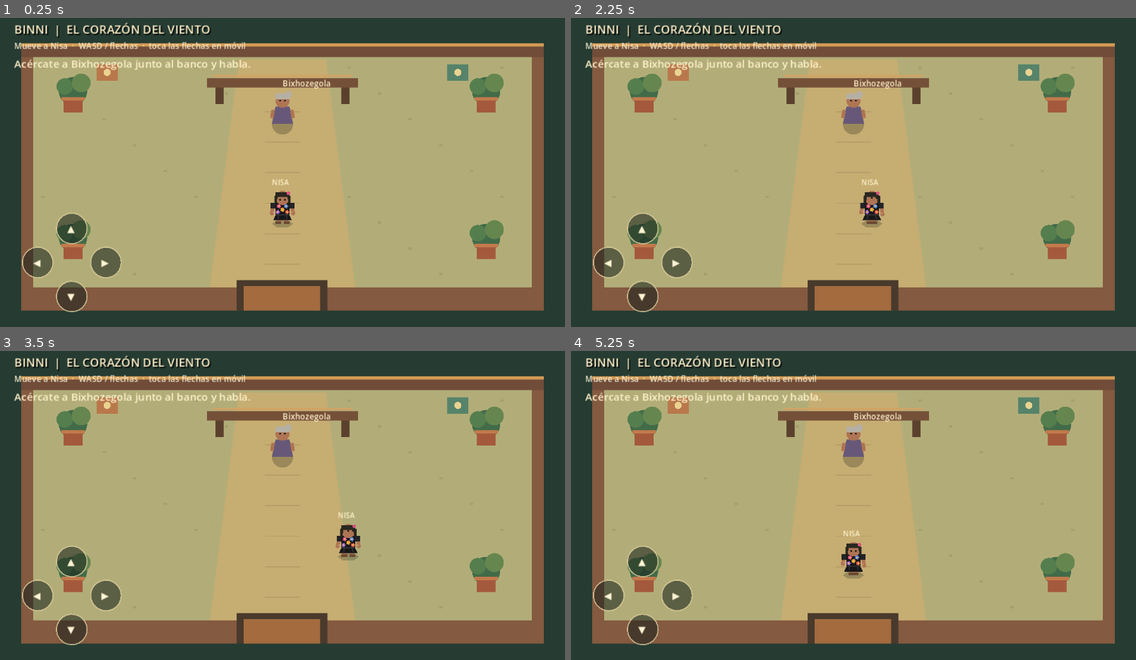
Above: before the commit, frames 1-4 (two rows, left to right).
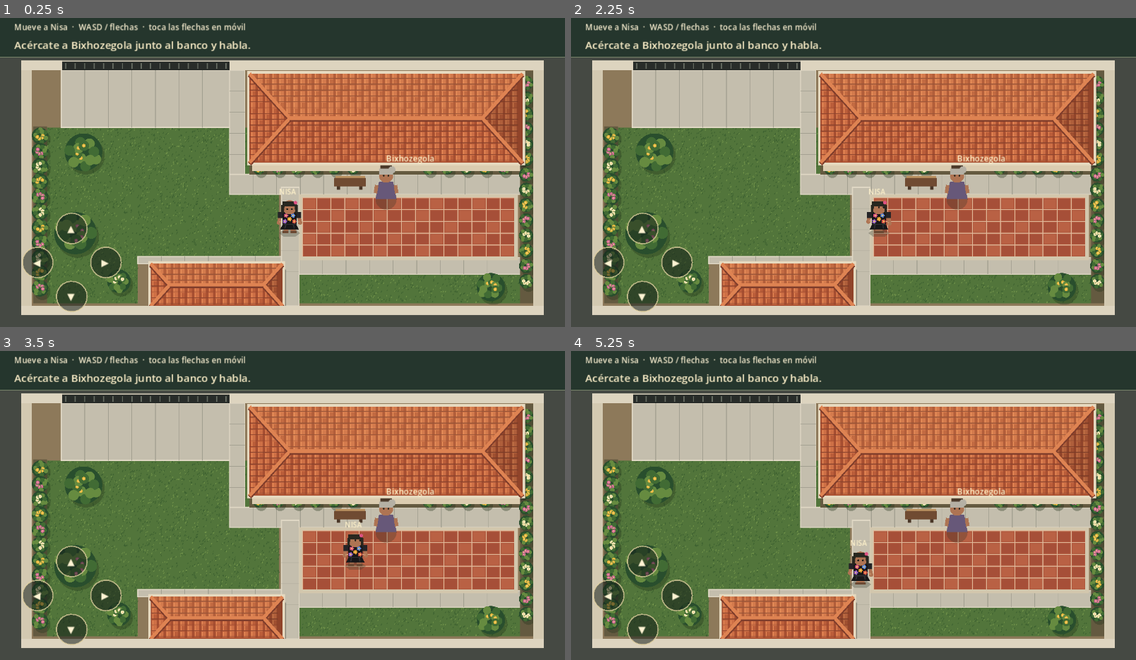
Above: after the commit, the same moments.

Repository: aquinoaldair/BinniGame
Game: Godot game, scene res://scenes/main.tscn
Two runs of this game, one before a commit and one after it. Both use one fixed random seed, a clock stepped at 60 frames per second and the inputs below.
Inputs (mouse positions are in pixels of both pictures, inside the frame that each line leads up to):
- Up to frame 1 (0.25 s): no input
- Up to frame 2 (2.25 s): tap Enter at 0.5, 2 s; drag from (853, 169) to (910, 98) at 0.52 s; tap Space at 1.25 s; drag from (740, 184) to (825, 231) at 1.27 s; move the mouse to (910, 98) at 2.02 s; hold D (move_right) from 2.03 s (still down); tap E at 2.1 s; click (910, 98) at 2.17 s
- Up to frame 3 (3.5 s): release D (move_right) at 2.75 s; drag from (254, 564) to (113, 452) at 2.77 s
- Up to frame 4 (5.25 s): tap Space at 3.5 s; move the mouse to (1023, 548) at 3.52 s; hold A (move_left) 3.53-4.25 s; tap E at 3.6, 5.1 s; click (1023, 548) at 3.67 s; drag from (684, 452) to (768, 422) at 4.27 s; tap Enter at 5 s; move the mouse to (881, 502) at 5.02 s; hold S (move_down) from 5.03 s (still down); click (881, 502) at 5.17 s

The runs differ from the first frame. In frame 1, 91% of the frame differs, in the area x 0-100%, y 1-100%; in frame 2, 91%; in frame 3, 91%; in frame 4, 91%.

Commit message:
Redesign courtyard with tiled houses and gardens

Diff:
--- a/scenes/main.tscn
+++ b/scenes/main.tscn
@@ -4,11 +4,11 @@
 [ext_resource type="PackedScene" path="res://scenes/player.tscn" id="2_player"]
 [ext_resource type="Script" path="res://scripts/patio_story.gd" id="3_story"]
 
-[node name="Guidxiguie" type="Node2D"]
+[node name="Patio" type="Node2D"]
 script = ExtResource("1_world")
 
 [node name="Nisa" parent="." instance=ExtResource("2_player")]
-position = Vector2(240, 174)
+position = Vector2(246, 182)
 
 [node name="PatioStory" type="Node2D" parent="."]
 script = ExtResource("3_story")
--- a/scripts/patio_story.gd
+++ b/scripts/patio_story.gd
@@ -1,8 +1,8 @@
 extends Node2D
 
 # Relato ficticio provisional: no incluye traducciones ni costumbres atribuidas a la región.
-const FAMILY_POSITION := Vector2(240, 92)
-const OBJECT_POSITION := Vector2(365, 174)
+const FAMILY_POSITION := Vector2(328, 156)
+const OBJECT_POSITION := Vector2(398, 188)
 const INTERACTION_DISTANCE := 32.0
 
 enum Stage { MEET, SEARCH, RETURN, COMPLETE }
@@ -25,7 +25,7 @@
 	add_child(layer)
 
 	objective = Label.new()
-	objective.position = Vector2(12, 39)
+	objective.position = Vector2(12, 23)
 	objective.add_theme_font_size_override("font_size", 9)
 	objective.add_theme_color_override("font_color", Color("fff2cb"))
 	objective.mouse_filter = Control.MOUSE_FILTER_IGNORE
--- a/scripts/player.gd
+++ b/scripts/player.gd
@@ -1,7 +1,7 @@
 extends CharacterBody2D
 
 const WALK_SPEED := 78.0
-const ROOM_BOUNDS := Rect2(Vector2(31, 43), Vector2(418, 205))
+const ROOM_BOUNDS := Rect2(Vector2(34, 59), Vector2(411, 186))
 
 var facing := Vector2.DOWN
 var walk_phase := 0.0
--- a/scripts/world.gd
+++ b/scripts/world.gd
@@ -3,25 +3,20 @@
 const TouchControls = preload("res://scripts/touch_controls.gd")
 
 
+const MAIN_HOUSE := Rect2(212, 54, 232, 76)
+const SMALL_HOUSE := Rect2(128, 216, 112, 36)
+
+
 func _ready() -> void:
+	_add_building_collision(MAIN_HOUSE)
+	_add_building_collision(SMALL_HOUSE)
 	var layer := CanvasLayer.new()
 	layer.layer = 5
 	add_child(layer)
 
-	var title := Label.new()
-	title.text = "BINNI  |  EL CORAZÓN DEL VIENTO"
-	title.position = Vector2(12, 9)
-	title.add_theme_font_size_override("font_size", 10)
-	title.add_theme_color_override("font_color", Color("fff2cb"))
-	title.add_theme_color_override("font_shadow_color", Color(0, 0, 0, 0.75))
-	title.add_theme_constant_override("shadow_offset_x", 1)
-	title.add_theme_constant_override("shadow_offset_y", 1)
-	title.mouse_filter = Control.MOUSE_FILTER_IGNORE
-	layer.add_child(title)
-
 	var hint := Label.new()
 	hint.text = "Mueve a Nisa  ·  WASD / flechas  ·  toca las flechas en móvil"
-	hint.position = Vector2(12, 25)
+	hint.position = Vector2(12, 9)
 	hint.add_theme_font_size_override("font_size", 7)
 	hint.add_theme_color_override("font_color", Color("f7edcf"))
 	hint.mouse_filter = Control.MOUSE_FILTER_IGNORE
@@ -33,56 +28,154 @@
 
 
 func _draw() -> void:
-	# Patio de Guidxiguie': una escena de prueba, todavía sin arte definitivo.
-	draw_rect(Rect2(0, 0, 480, 270), Color("263c32"))
-	draw_rect(Rect2(18, 30, 444, 226), Color("d1bd83"))
-	draw_rect(Rect2(25, 36, 430, 213), Color("b2ad78"))
+	# Composición ficticia inspirada en la referencia; sin rótulos sobre el mapa.
+	draw_rect(Rect2(0, 0, 480, 270), Color("454943"))
+	draw_rect(Rect2(18, 43, 444, 217), Color("b9b3a2"))
+	draw_rect(Rect2(27, 51, 426, 201), Color("8d795a"))
 
-	# Variación discreta del suelo para sugerir tierra apisonada.
-	for row in range(9):
-		for column in range(16):
-			if (row * 7 + column * 3) % 5 == 0:
-				draw_rect(Rect2(35 + column * 26, 48 + row * 22, 3, 2), Color(0.43, 0.42, 0.29, 0.20))
+	# Jardín izquierdo y pequeño jardín junto a la casa inferior.
+	_draw_lawn(Rect2(40, 100, 197, 110))
+	_draw_lawn(Rect2(40, 210, 77, 40))
+	_draw_lawn(Rect2(253, 225, 190, 25))
 
-	# Sendero hacia el portón.
-	draw_colored_polygon(PackedVector2Array([
-		Vector2(203, 42), Vector2(277, 42), Vector2(304, 254), Vector2(176, 254)
-	]), Color("c6ad72"))
-	for i in range(7):
-		draw_rect(Rect2(225, 60 + i * 26, 30, 1), Color(0.48, 0.39, 0.25, 0.18))
+	# Sendero desde el portón, ramal frente a la casa y división entre patios.
+	_draw_path(Rect2(52, 51, 143, 49))
+	_draw_path(Rect2(195, 51, 13, 102))
+	_draw_path(Rect2(195, 140, 248, 17))
+	_draw_path(Rect2(239, 151, 15, 101))
+	_draw_path(Rect2(117, 210, 122, 6))
+	_draw_path(Rect2(254, 211, 189, 14))
 
-	# Muros, portón y sombra del alero.
-	draw_rect(Rect2(18, 28, 444, 12), Color("704c39"))
-	draw_rect(Rect2(18, 40, 10, 216), Color("845a40"))
-	draw_rect(Rect2(452, 40, 10, 216), Color("845a40"))
-	draw_rect(Rect2(28, 236, 174, 20), Color("845a40"))
-	draw_rect(Rect2(278, 236, 174, 20), Color("845a40"))
-	draw_rect(Rect2(201, 230, 77, 26), Color("493a2c"))
-	draw_rect(Rect2(207, 235, 65, 21), Color("a36b3e"))
-	draw_rect(Rect2(18, 28, 444, 3), Color("d29a54"))
+	# Patio de losetas rojizas con juntas claras.
+	var paved := Rect2(257, 160, 180, 50)
+	draw_rect(paved.grow(3), Color("d3c7ad"))
+	draw_rect(paved, Color("af583d"))
+	for row in range(5):
+		for column in range(15):
+			var origin := paved.position + Vector2(column * 12, row * 10)
+			var tone := Color("b96144") if (row + column) % 3 == 0 else Color("a64f38")
+			draw_rect(Rect2(origin + Vector2.ONE, Vector2(10, 8)), tone)
+			draw_line(origin, origin + Vector2(12, 0), Color("e1b99a"), 0.7)
+			draw_line(origin, origin + Vector2(0, 10), Color("e1b99a"), 0.7)
 
-	# Macetas con plantas en las esquinas.
-	_draw_pot(Vector2(62, 77))
-	_draw_pot(Vector2(413, 77))
-	_draw_pot(Vector2(62, 202))
-	_draw_pot(Vector2(413, 202))
+	# Jardineras, arbustos y flores distribuidos sin invadir el sendero.
+	draw_rect(Rect2(28, 99, 12, 151), Color("645a40"))
+	draw_rect(Rect2(442, 52, 11, 198), Color("645a40"))
+	draw_rect(Rect2(212, 132, 232, 8), Color("645a40"))
+	var flower_colors := [Color("e9b83d"), Color("d5649b"), Color("f2e6ba")]
+	for index in range(11):
+		_draw_shrub(Vector2(34, 107 + index * 13), 7.0, flower_colors[index % 3], index)
+	for index in range(14):
+		_draw_shrub(Vector2(447, 62 + index * 13), 6.0, flower_colors[(index + 1) % 3], index)
+	for index in range(14):
+		if index < 6 or index > 8:
+			_draw_shrub(Vector2(220 + index * 16, 135), 5.0, flower_colors[index % 3], index)
+	_draw_shrub(Vector2(71, 121), 16.0, Color("e9b83d"), 2)
+	_draw_shrub(Vector2(64, 190), 18.0, Color("d5649b"), 5)
+	_draw_shrub(Vector2(101, 231), 10.0, Color("f2e6ba"), 3)
+	_draw_shrub(Vector2(417, 236), 12.0, Color("e9b83d"), 4)
 
-	# Banco de madera al fondo del patio.
-	draw_rect(Rect2(176, 58, 128, 8), Color("755038"))
-	draw_rect(Rect2(183, 66, 7, 14), Color("5b402e"))
-	draw_rect(Rect2(290, 66, 7, 14), Color("5b402e"))
-	draw_line(Vector2(181, 56), Vector2(299, 56), Color("d2a365"), 2.0)
+	# Fachadas y techos de teja con cuatro pendientes.
+	_draw_house(MAIN_HOUSE)
+	_draw_house(SMALL_HOUSE)
 
-	# Dos dibujos decorativos provisionales sobre el muro.
-	draw_rect(Rect2(82, 46, 18, 14), Color("b9784b"))
-	draw_rect(Rect2(380, 46, 18, 14), Color("56836a"))
-	draw_circle(Vector2(91, 53), 3, Color("ead390"))
-	draw_circle(Vector2(389, 53), 3, Color("ead390"))
+	# Banco frente a la casa principal, junto al personaje de la historia.
+	draw_rect(Rect2(284, 143, 27, 7), Color("704b32"))
+	draw_line(Vector2(285, 142), Vector2(310, 142), Color("bc9362"), 2)
+	draw_rect(Rect2(286, 150, 3, 3), Color("493627"))
+	draw_rect(Rect2(305, 150, 3, 3), Color("493627"))
+
+	# Muro perimetral y portón superior izquierdo (todavía sin salida jugable).
+	draw_rect(Rect2(18, 43, 35, 8), Color("ddd4bf"))
+	draw_rect(Rect2(195, 43, 267, 8), Color("ddd4bf"))
+	draw_rect(Rect2(18, 51, 9, 209), Color("d3c9b1"))
+	draw_rect(Rect2(453, 51, 9, 209), Color("d3c9b1"))
+	draw_rect(Rect2(18, 252, 444, 8), Color("ddd4bf"))
+	draw_rect(Rect2(53, 44, 142, 7), Color("282c29"))
+	for slat in range(18):
+		draw_line(Vector2(56 + slat * 8, 45), Vector2(56 + slat * 8, 50), Color("656b61"), 1)
+
+	# Franja de interfaz separada del jardín.
+	draw_rect(Rect2(0, 0, 480, 40), Color("25362d"))
+	draw_line(Vector2(0, 40), Vector2(480, 40), Color("77846a"), 1)
 
 
-func _draw_pot(center: Vector2) -> void:
-	draw_circle(center + Vector2(0, -8), 12, Color("426b49"))
-	draw_circle(center + Vector2(-7, -12), 7, Color("557e4e"))
-	draw_circle(center + Vector2(7, -15), 8, Color("66864f"))
-	draw_rect(Rect2(center + Vector2(-8, -2), Vector2(16, 12)), Color("a4593c"))
-	draw_rect(Rect2(center + Vector2(-10, -3), Vector2(20, 3)), Color("c27a4b"))
+func _add_building_collision(bounds: Rect2) -> void:
+	var body := StaticBody2D.new()
+	body.position = bounds.get_center()
+	var collision := CollisionShape2D.new()
+	var shape := RectangleShape2D.new()
+	shape.size = bounds.size
+	collision.shape = shape
+	body.add_child(collision)
+	add_child(body)
+
+
+func _draw_lawn(bounds: Rect2) -> void:
+	draw_rect(bounds, Color("52753b"))
+	var random := RandomNumberGenerator.new()
+	random.seed = int(bounds.position.x * 1000 + bounds.position.y)
+	for blade in range(int(bounds.get_area() / 9.0)):
+		var point := bounds.position + Vector2(random.randf() * bounds.size.x, random.randf() * bounds.size.y)
+		var tone := Color("71934a") if blade % 3 == 0 else Color("3e6231")
+		draw_line(point, point + Vector2(0.6, -1.2), tone, 0.6)
+
+
+func _draw_path(bounds: Rect2) -> void:
+	draw_rect(bounds, Color("c4bead"))
+	draw_rect(bounds, Color("e0d8c5"), false, 1)
+	if bounds.size.x > bounds.size.y:
+		for joint in range(1, int(bounds.size.x / 20)):
+			var x := bounds.position.x + joint * 20
+			draw_line(Vector2(x, bounds.position.y), Vector2(x, bounds.end.y), Color("a29f90"), 0.6)
+	else:
+		for joint in range(1, int(bounds.size.y / 18)):
+			var y := bounds.position.y + joint * 18
+			draw_line(Vector2(bounds.position.x, y), Vector2(bounds.end.x, y), Color("a29f90"), 0.6)
+
+
+func _draw_shrub(center: Vector2, radius: float, flowers: Color, seed_value: int) -> void:
+	draw_circle(center + Vector2(2, 3), radius, Color(0.13, 0.2, 0.1, 0.35))
+	draw_circle(center, radius, Color("294e2d"))
+	for leaf in range(12):
+		var angle := float(leaf) * 2.4 + seed_value
+		var offset := Vector2(cos(angle), sin(angle)) * radius * (0.35 + float(leaf % 3) * 0.2)
+		draw_circle(center + offset, radius * 0.28, Color("668b40") if leaf % 2 == 0 else Color("416b34"))
+		if leaf % 3 == 0:
+			draw_circle(center + offset, 1.5, flowers)
+			draw_circle(center + offset, 0.5, Color("f5d784"))
+
+
+func _draw_house(roof: Rect2) -> void:
+	draw_rect(Rect2(roof.position + Vector2(3, 5), roof.size), Color(0.12, 0.13, 0.1, 0.4))
+	draw_rect(Rect2(roof.position + Vector2(2, roof.size.y), Vector2(roof.size.x - 4, 7)), Color("dbccb0"))
+	var door := Vector2(roof.get_center().x - 5, roof.end.y)
+	draw_rect(Rect2(door, Vector2(10, 7)), Color("4c3a2b"))
+	draw_rect(roof.grow(2), Color("e6d9bf"))
+	draw_rect(roof, Color("a74f31"))
+	for column in range(int(roof.size.x / 6)):
+		for row in range(int(roof.size.y / 5)):
+			var point := roof.position + Vector2(column * 6, row * 5)
+			var tone := Color("ce7046") if (row + column) % 3 != 0 else Color("bb5e3a")
+			draw_rect(Rect2(point + Vector2(1, 0), Vector2(4, 5)), tone)
+			draw_line(point + Vector2(2, 0), point + Vector2(2, 4), Color("e68a56"), 0.7)
+			draw_line(point + Vector2(0, 4), point + Vector2(6, 4), Color("88422d"), 0.6)
+	var inset := roof.size.y * 0.45
+	var left_ridge := Vector2(roof.position.x + inset, roof.get_center().y)
+	var right_ridge := Vector2(roof.end.x - inset, roof.get_center().y)
+	draw_colored_polygon(PackedVector2Array([
+		roof.position, roof.position + Vector2(roof.size.x, 0), right_ridge, left_ridge
+	]), Color(1, 0.8, 0.5, 0.12))
+	draw_colored_polygon(PackedVector2Array([
+		roof.end, roof.position + Vector2(roof.size.x, 0), right_ridge
+	]), Color(0.2, 0.1, 0.05, 0.2))
+	var edges := [
+		[roof.position, left_ridge],
+		[roof.position + Vector2(0, roof.size.y), left_ridge],
+		[roof.position + Vector2(roof.size.x, 0), right_ridge],
+		[roof.end, right_ridge],
+		[left_ridge, right_ridge],
+	]
+	for edge in edges:
+		draw_line(edge[0] + Vector2(0, 1), edge[1] + Vector2(0, 1), Color("7f3d2b"), 4)
+		draw_line(edge[0], edge[1], Color("de8352"), 3)
Not shown, changed: README.md
